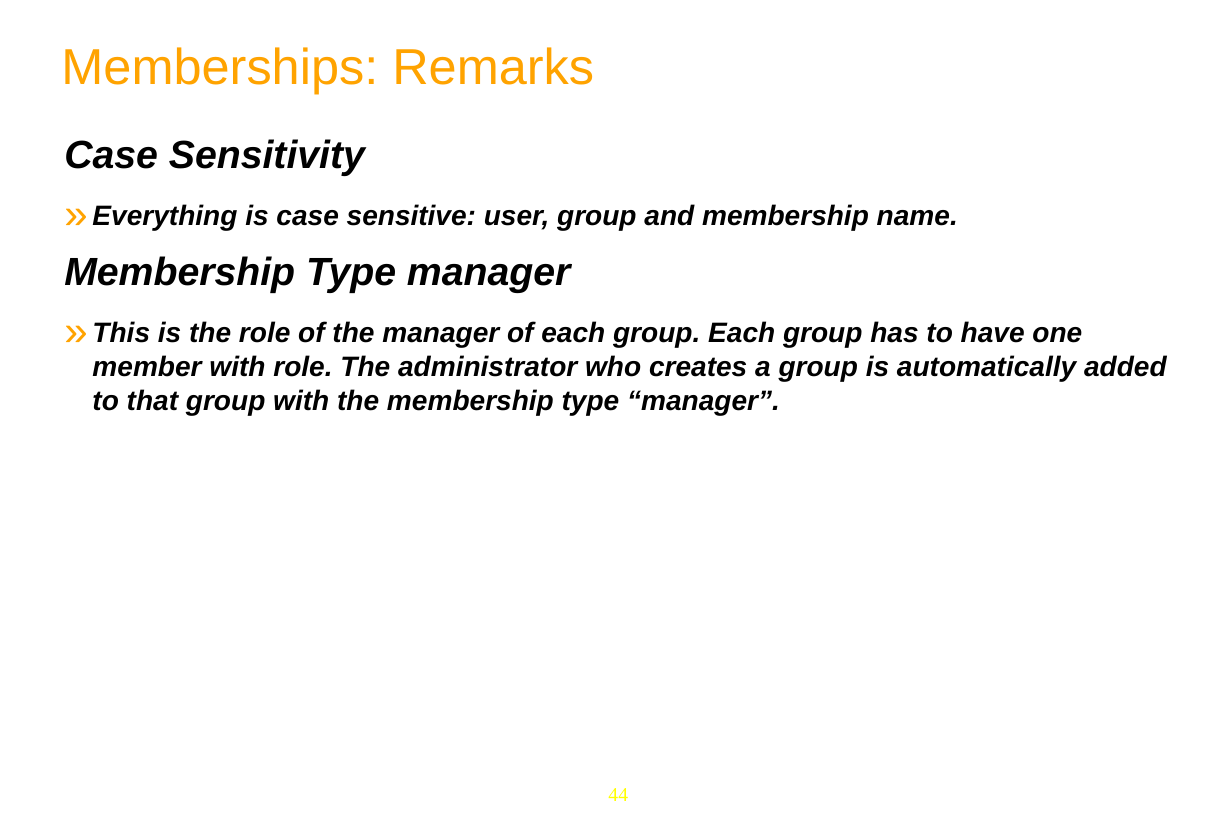
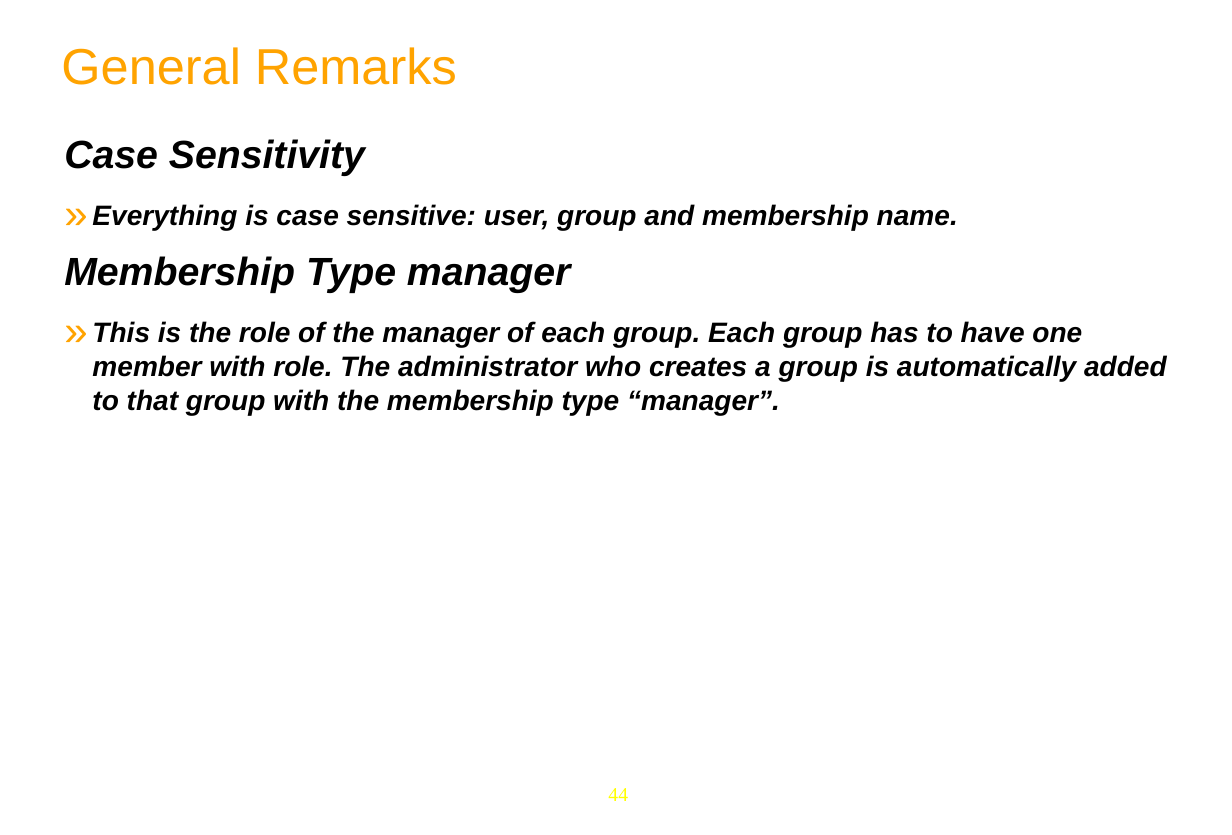
Before and after one commit to anhvurz90/training, a slide deck: slide 44 of slides/exo-fundamentals/en/030-Portal-Intro-XFund-en.pptx. Drawn at 1232x835 pixels with LibreOffice and Linux fonts; fonts in the diff are those of the drawing; background and template pictures are left out. Boxes give left, top, right and bottom in pixels: in the first picture for what was removed or moved away, otherwise in the second. Text is boxed around its words. In the diff, an @@ line names an element or a change of style, - is before the commit and + after.

```diff
--- a/slides/exo-fundamentals/en/030-Portal-Intro-XFund-en.pptx
+++ b/slides/exo-fundamentals/en/030-Portal-Intro-XFund-en.pptx
@@ text at box(61, 47, 457, 85): text changed @@
-Memberships: Remarks
+General Remarks
```
Also in this commit, not shown: 3 other slides changed.
